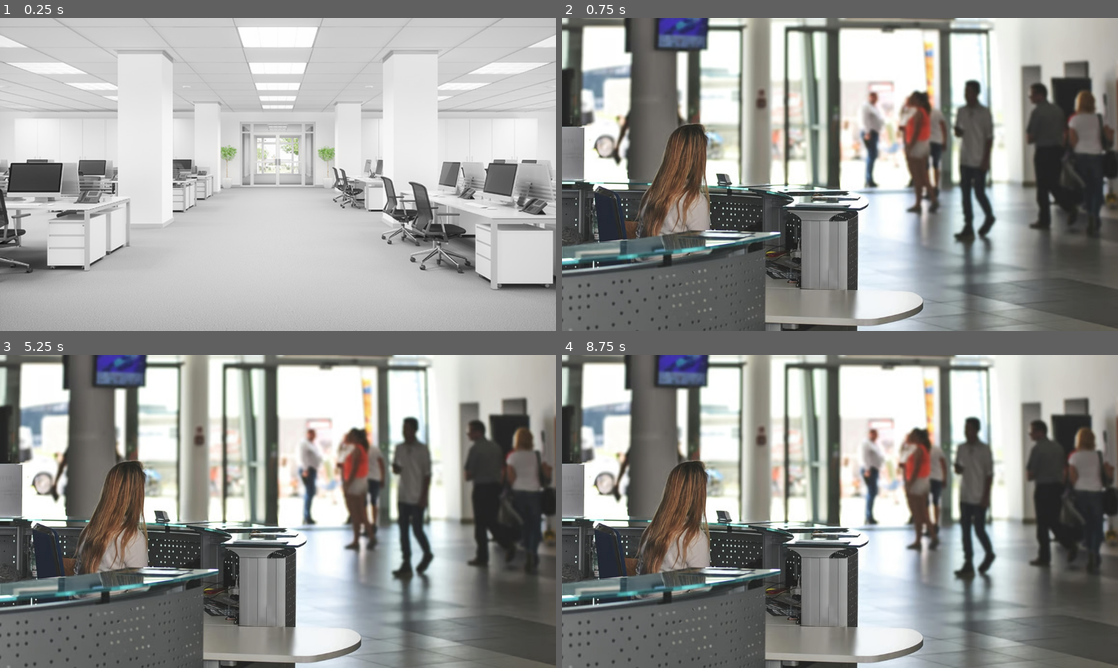
Above: before the commit, frames 1-4 (two rows, left to right).
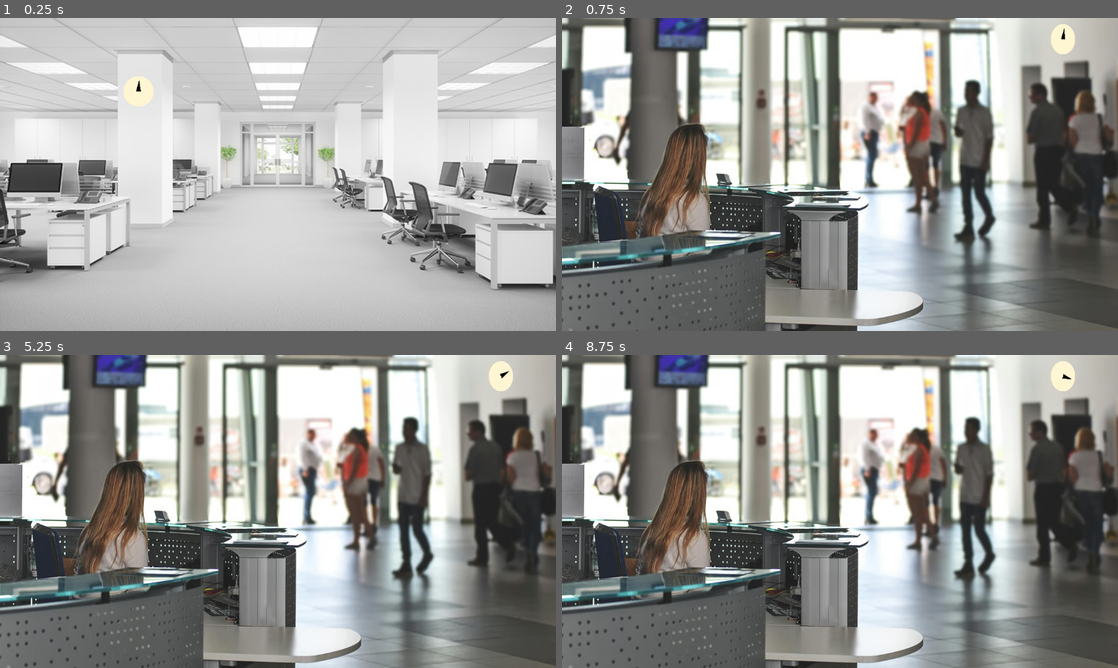
Above: after the commit, the same moments.

Repository: Anatole-DC/bgj_2026_1_strange_place
Game: Godot game, scene res://game/scenes/open_space.tscn
Same seed, same stepped clock (60 frames per second), same inputs: the game is played once before the commit and once after it.
Inputs (mouse positions are in pixels of both pictures, inside the frame that each line leads up to):
- Up to frame 1 (0.25 s): no input
- Up to frame 2 (0.75 s): tap Enter at 0.5 s; move the mouse to (840, 152) at 0.52 s; click (840, 152) at 0.67 s
- Up to frame 3 (5.25 s): tap Space at 1.25, 2.75, 4.25 s; move the mouse to (528, 470) at 1.27 s; click (528, 470) at 1.42 s; tap Enter at 2, 3.5 s; move the mouse to (333, 442) at 2.02 s; click (333, 442) at 2.17 s; move the mouse to (250, 574) at 2.77 s; click (250, 574) at 2.92 s; move the mouse to (444, 558) at 3.52 s; click (444, 558) at 3.67 s; move the mouse to (111, 464) at 4.27 s; click (111, 464) at 4.42 s; move the mouse to (305, 511) at 5.02 s; click (305, 511) at 5.17 s
- Up to frame 4 (8.75 s): move the mouse to (756, 433) at 5.77 s; click (756, 433) at 5.92 s; move the mouse to (962, 495) at 6.52 s; click (962, 495) at 6.67 s; move the mouse to (728, 527) at 7.27 s; click (728, 527) at 7.42 s; move the mouse to (895, 442) at 8.02 s; click (895, 442) at 8.17 s

The runs differ from the first frame. In frame 1, 0.3% of the frame differs, in the area x 22-28%, y 18-27%; in frame 2, 0.3%; in frame 3, 0.3%, in the area x 88-93%, y 2-12%; in frame 4, 0.3%.

Commit message:
feat(loop): add clock to game

Diff:
--- a/game/scenes/brian_office.tscn
+++ b/game/scenes/brian_office.tscn
@@ -1,7 +1,7 @@
 [gd_scene format=3 uid="uid://bgvh672k8yadt"]
 
 [ext_resource type="Texture2D" uid="uid://ci411op13rvyk" path="res://assets/images/brian_office.jpg" id="1_0rnfw"]
-[ext_resource type="PackedScene" uid="uid://b2hsppgnj4ovu" path="res://game/entities/OfficeSceneManager.tscn" id="2_sk6cd"]
+[ext_resource type="PackedScene" uid="uid://b2hsppgnj4ovu" path="res://game/entities/loop/office_scene_manager.tscn" id="2_sk6cd"]
 
 [node name="BrianOffice" type="Node2D" unique_id=1058688483]
 
--- a/game/scenes/karen_office.tscn
+++ b/game/scenes/karen_office.tscn
@@ -1,7 +1,7 @@
 [gd_scene format=3 uid="uid://umlyu0ogya8b"]
 
 [ext_resource type="Texture2D" uid="uid://c4ql575ho3xss" path="res://assets/images/karen_office.webp" id="1_xnaia"]
-[ext_resource type="PackedScene" uid="uid://b2hsppgnj4ovu" path="res://game/entities/OfficeSceneManager.tscn" id="2_bn0tk"]
+[ext_resource type="PackedScene" uid="uid://b2hsppgnj4ovu" path="res://game/entities/loop/office_scene_manager.tscn" id="2_bn0tk"]
 
 [node name="KarenOffice" type="Node2D" unique_id=1135277209]
 
--- a/game/scenes/lobby.tscn
+++ b/game/scenes/lobby.tscn
@@ -2,7 +2,8 @@
 
 [ext_resource type="Texture2D" uid="uid://cf8fc8tgbwl5" path="res://assets/images/lobby.jpg" id="1_rupa5"]
 [ext_resource type="PackedScene" uid="uid://dbt0kswhb0kpc" path="res://common/point_and_click/point_and_click_navigation.tscn" id="2_2jggd"]
-[ext_resource type="PackedScene" uid="uid://b2hsppgnj4ovu" path="res://game/entities/OfficeSceneManager.tscn" id="3_rfumh"]
+[ext_resource type="PackedScene" uid="uid://b2hsppgnj4ovu" path="res://game/entities/loop/office_scene_manager.tscn" id="3_rfumh"]
+[ext_resource type="PackedScene" uid="uid://ceqjypd08ultd" path="res://game/entities/clock/clock.tscn" id="4_mxjuy"]
 
 [sub_resource type="RectangleShape2D" id="RectangleShape2D_rfumh"]
 size = Vector2(245, 315)
@@ -10,6 +11,7 @@
 [node name="Lobby" type="Node2D" unique_id=748305752]
 
 [node name="CanvasLayer" type="CanvasLayer" parent="." unique_id=1578624228]
+layer = -1
 
 [node name="LobbyBackground" type="TextureRect" parent="CanvasLayer" unique_id=1416462297]
 anchors_preset = 15
@@ -29,6 +31,9 @@
 [node name="CollisionShape2D" type="CollisionShape2D" parent="OpenSpaceNavigation" unique_id=1444650778]
 position = Vector2(6.5, -5.5)
 shape = SubResource("RectangleShape2D_rfumh")
-debug_color = Color(0, 0.4, 0.47058824, 0.8745098)
 
 [node name="OfficeSceneManager" parent="." unique_id=1502166600 instance=ExtResource("3_rfumh")]
+
+[node name="Clock" parent="." unique_id=823591413 instance=ExtResource("4_mxjuy")]
+position = Vector2(1038.0001, 44)
+scale = Vector2(0.8000049, 1)
--- a/game/scenes/open_space.tscn
+++ b/game/scenes/open_space.tscn
@@ -2,7 +2,8 @@
 
 [ext_resource type="Texture2D" uid="uid://ca6wu62uyrk1v" path="res://assets/images/open_space.jpg" id="1_yhvbn"]
 [ext_resource type="PackedScene" uid="uid://dbt0kswhb0kpc" path="res://common/point_and_click/point_and_click_navigation.tscn" id="2_bahh1"]
-[ext_resource type="PackedScene" uid="uid://b2hsppgnj4ovu" path="res://game/entities/OfficeSceneManager.tscn" id="3_5oane"]
+[ext_resource type="PackedScene" uid="uid://b2hsppgnj4ovu" path="res://game/entities/loop/office_scene_manager.tscn" id="3_5oane"]
+[ext_resource type="PackedScene" uid="uid://ceqjypd08ultd" path="res://game/entities/clock/clock.tscn" id="4_5qp1n"]
 
 [sub_resource type="RectangleShape2D" id="RectangleShape2D_5oane"]
 size = Vector2(160, 134)
@@ -10,6 +11,7 @@
 [node name="OpenSpace" type="Node2D" unique_id=1865548266]
 
 [node name="CanvasLayer" type="CanvasLayer" parent="." unique_id=231194915]
+layer = -1
 
 [node name="Sprite2D" type="TextureRect" parent="CanvasLayer" unique_id=1826622112]
 anchors_preset = 15
@@ -20,7 +22,6 @@
 size_flags_horizontal = 4
 size_flags_vertical = 4
 texture = ExtResource("1_yhvbn")
-metadata/_edit_use_anchors_ = true
 
 [node name="LobbyNavigation" parent="." unique_id=2014885648 instance=ExtResource("2_bahh1")]
 position = Vector2(576, 290)
@@ -32,3 +33,7 @@
 debug_color = Color(0, 0.4, 0.47058824, 0.8745098)
 
 [node name="OfficeSceneManager" parent="." unique_id=1502166600 instance=ExtResource("3_5oane")]
+
+[node name="Clock" parent="." unique_id=823591413 instance=ExtResource("4_5qp1n")]
+z_index = 3
+position = Vector2(287, 152)
